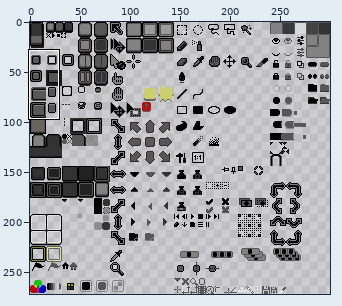
Sprite sheet, stored at sheet.png. Above: a wide view before the commit, with the close-up outlined.
Close-up. Before the commit:
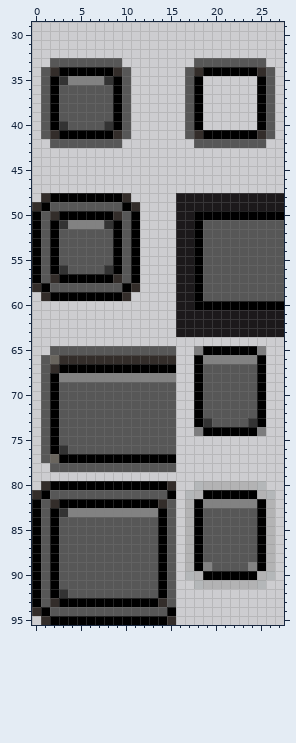
The file is 300x272 pixels. Colours within 5 levels of each other are drawn and written as one. Shown: x 0..27, y 29..95.
Now the later version:
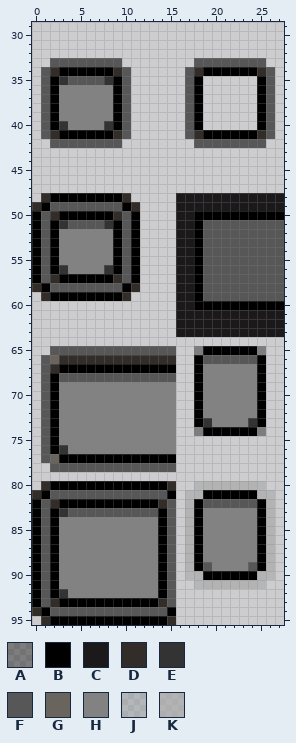
Palette (. is transparent): A #00000064  B #000000  C #1c191b  D #332d2a  E #333333  F #575757  G #69655e  H #828282  J #8c969664  K #a8a8a8b4
What changed:
Colour H becomes colour F in row 35 at x 4 to 7; in row 51 at x 4 to 7; in row 66 at x 19 to 24; in row 68 at x 3 to 15; in row 82 at x 19 to 24; in row 83 at x 4 to 13.
Colour H becomes colour F in row 89 at x 19 and 24.
Colour F becomes colour H in rows 36 to 39 at x 3 to 8; in row 40 at x 4 to 7; in rows 52 to 55 at x 3 to 8; in row 56 at x 4 to 7; in rows 67 to 68 at x 19 to 24; in rows 69 to 72 at x 3 to 15 and 19 to 24.
Colour F becomes colour H in row 73 at x 3 to 15 and 20 to 23; in rows 74 to 75 at x 3 to 15; in row 76 at x 4 to 15; in row 83 at x 19 to 24; in rows 84 to 88 at x 3 to 13 and 19 to 24; in row 89 at x 3 to 13 and 20 to 23.
Colour F becomes colour H in rows 90 to 91 at x 3 to 13; in row 92 at x 4 to 13.
Pixel boxes of the changes (left, top, right, bottom) in both close-ups:
changed: (59, 76, 113, 130)
changed: (59, 220, 113, 274)
changed: (59, 355, 257, 454)
changed: (203, 499, 257, 571)
changed: (59, 508, 158, 598)
